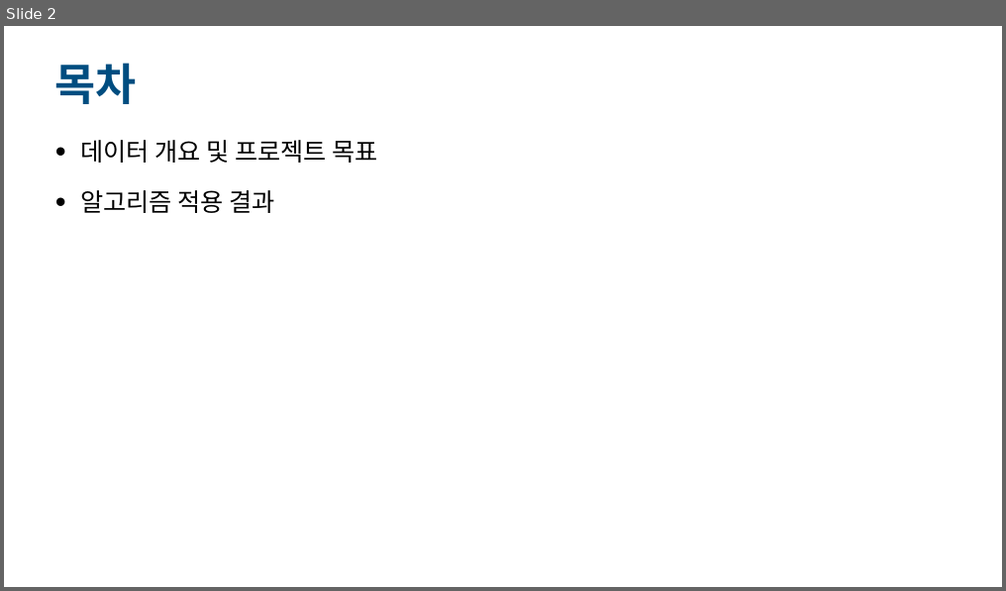
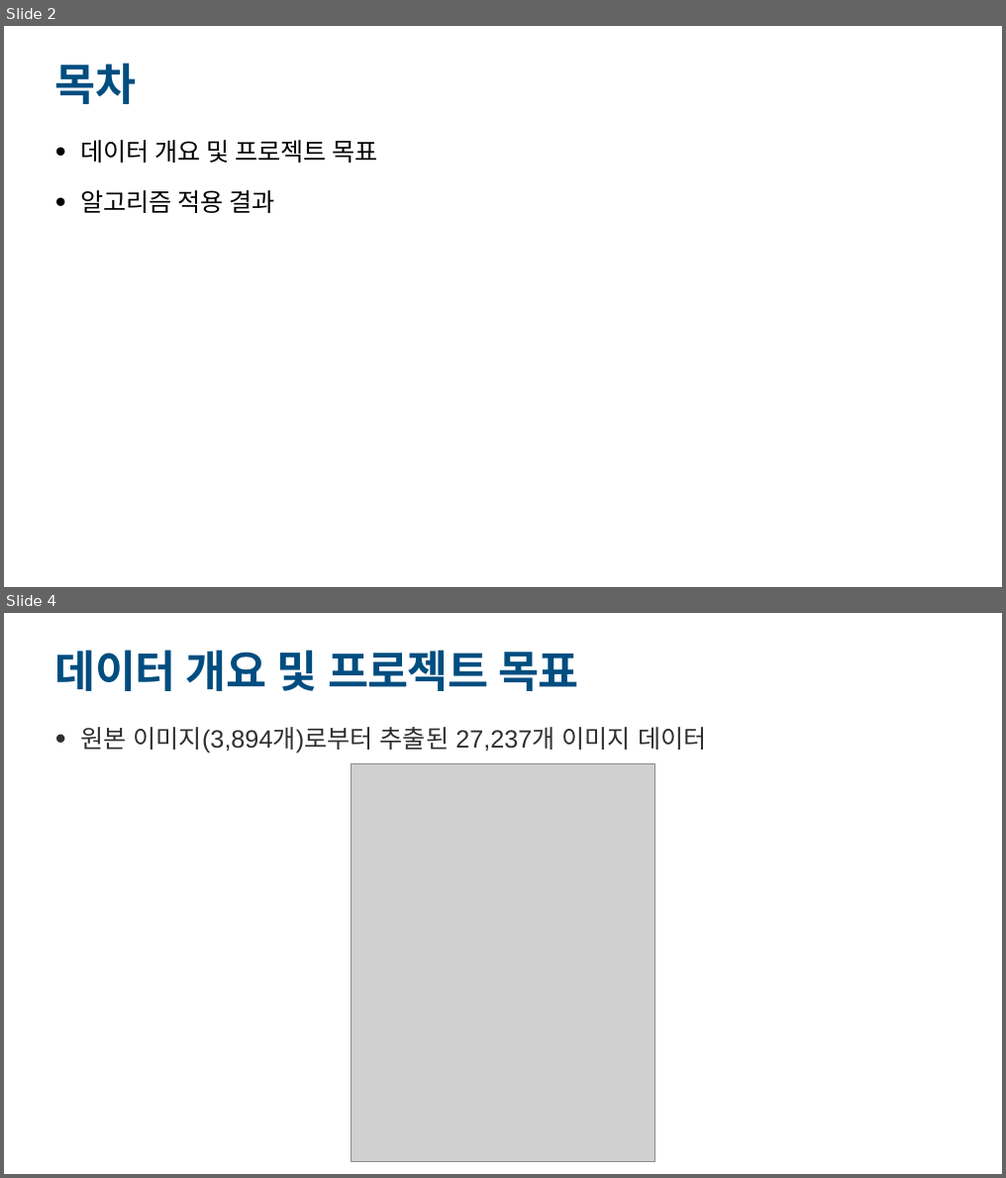
Before and after one commit to jun4879/cbnu_21_2_vision, a slide deck: 컴퓨터비전 중간 데이터/산업컴퓨터비전실제_중간프로젝트_김준태.pptx. Shown one above the other, each under a label of ours: slide 2 before the commit, slides 2 and 4 after it; the slides between them are not shown. The pictures are 1006x591 and 1006x1178 pixels, drawn with LibreOffice and Linux fonts; fonts in the diff are those of the drawing; grey boxes stand for pictures. Boxes give left, top, right and bottom in pixels: in the first picture for what was removed or moved away, otherwise in the second. Text is boxed around its words. In the diff, an @@ line names an element or a change of style, - is before the commit and + after.

```diff
--- a/컴퓨터비전 중간 데이터/산업컴퓨터비전실제_중간프로젝트_김준태.pptx
+++ b/컴퓨터비전 중간 데이터/산업컴퓨터비전실제_중간프로젝트_김준태.pptx
@@ slide 4 added at (4,613,1002,1174), background #FFFFFF @@
@@ title added at (55,650,579,691), 85 pt, text #004D80, bold @@
+데이터 개요 및 프로젝트 목표
@@ text added at (80,727,707,754), 48 pt, text #2F2F2F @@
+• 원본 이미지(3,894개)로부터 추출된 27,237개 이미지 데이터
@@ picture added at (350,763,655,1161) @@
```
Also in this commit, not shown: 1 slide changed, 3 other slides added, 1 other file.
